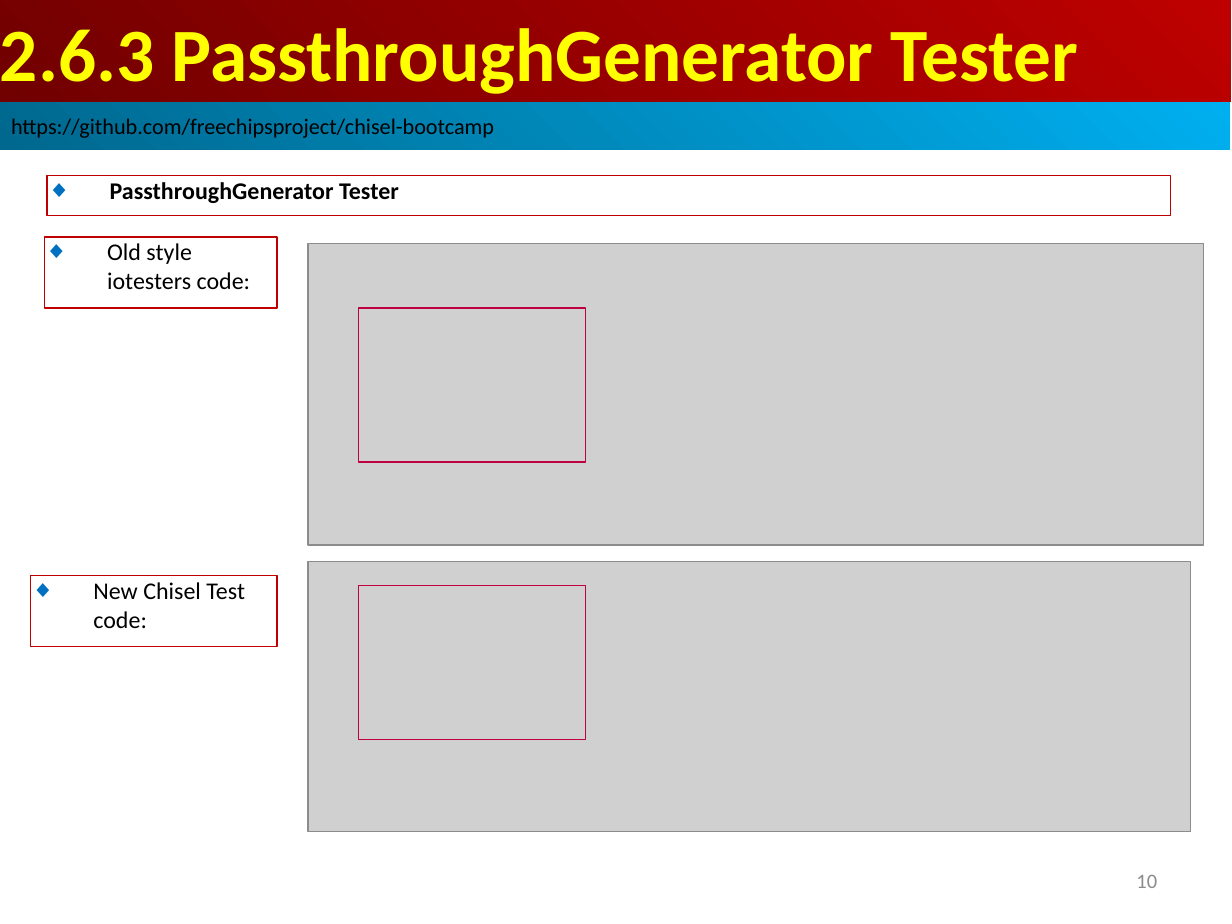
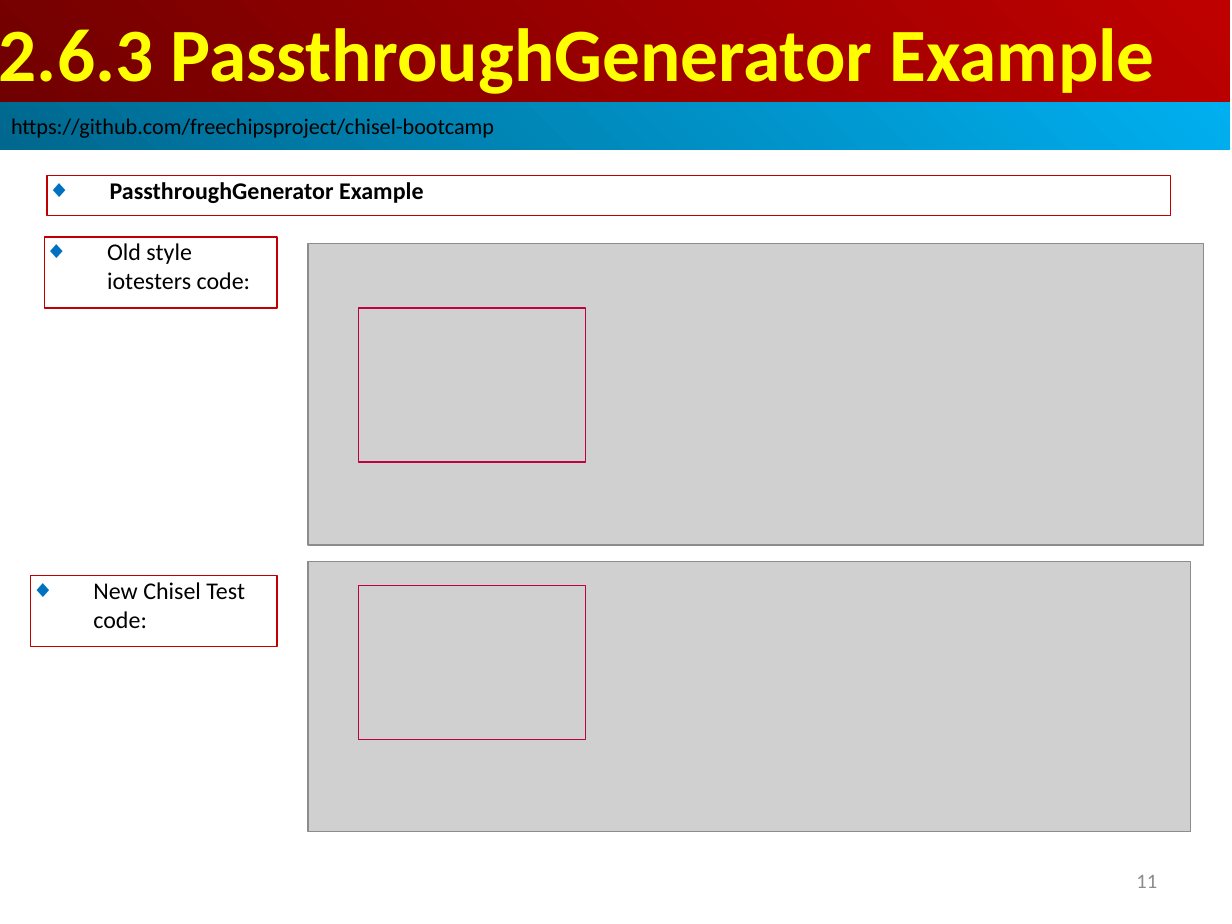
Before and after one commit to peterhchen/AIU_CS800_Chisel, a slide deck: slide 11 of 300_UCB_BC/002.6_Test/000_Video/002.6_Test.ppt (slide 10 before the commit). Drawn at 1232x924 pixels with LibreOffice and Linux fonts; fonts in the diff are those of the drawing; grey boxes stand for pictures. Boxes give left, top, right and bottom in pixels: in the first picture for what was removed or moved away, otherwise in the second. Text is boxed around its words. In the diff, an @@ line names an element or a change of style, - is before the commit and + after.

```diff
--- a/300_UCB_BC/002.6_Test/000_Video/002.6_Test.ppt
+++ b/300_UCB_BC/002.6_Test/000_Video/002.6_Test.ppt
@@ text in rectangle at <box>0,28,1155,94</box>: text changed @@
-2.6.3 PassthroughGenerator Tester
+2.6.3 PassthroughGenerator Example
@@ text in rectangle at <box>110,182,424,203</box>: text changed @@
-◆ PassthroughGenerator Tester
+◆ PassthroughGenerator Example
@@ page number at <box>1136,875,1157,888</box>: text changed @@
-10
+11
```
Also in this commit, not shown: 9 other slides changed, 9 slides added.
